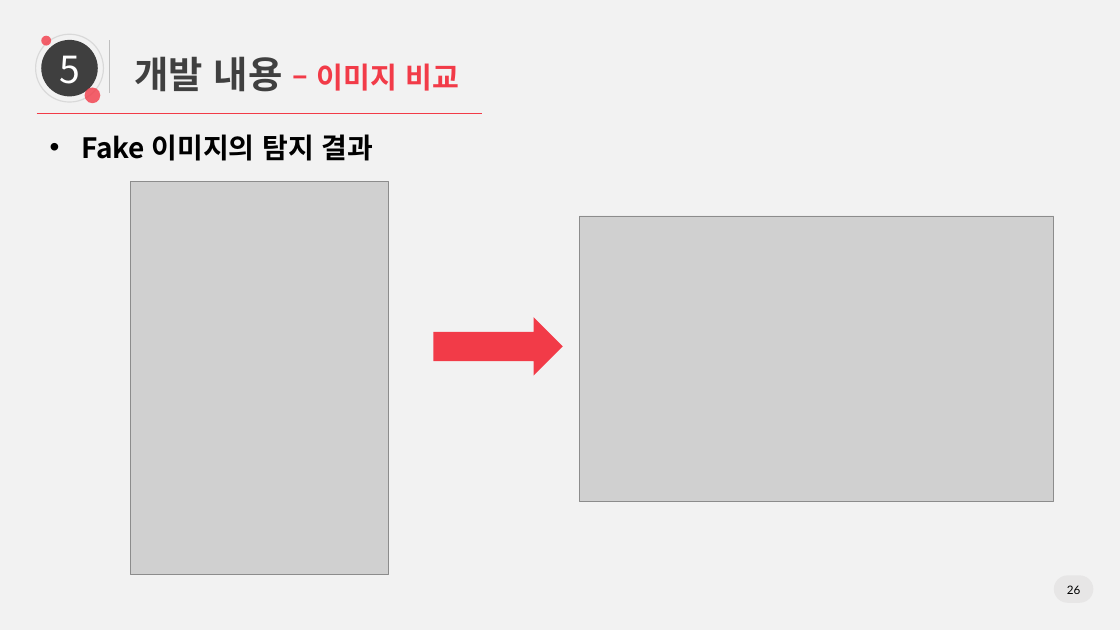
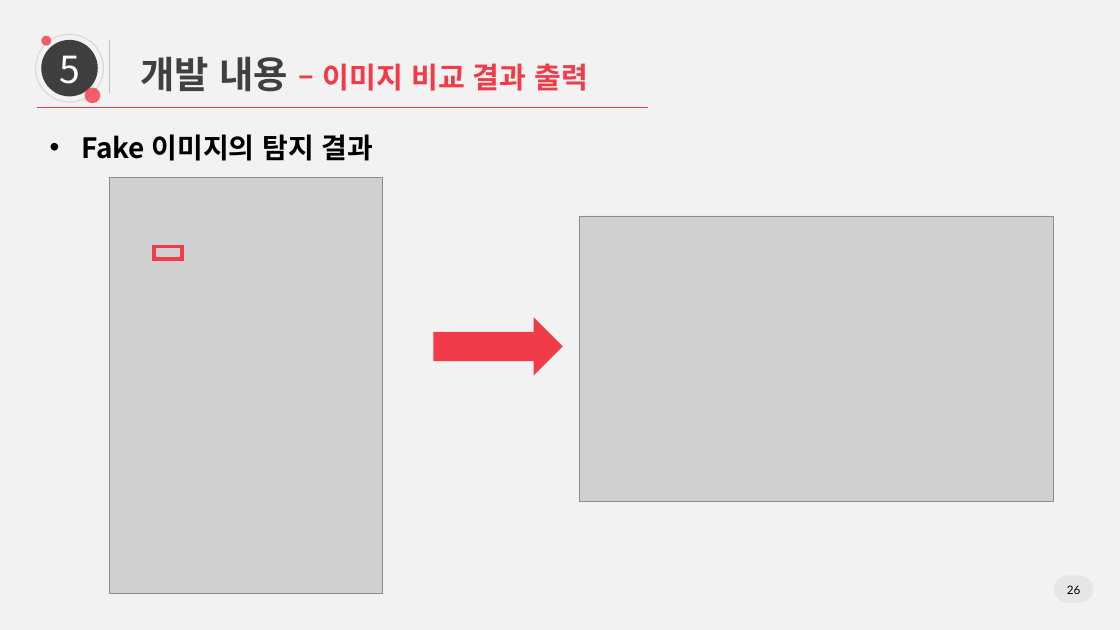
Before and after one commit to yjinsol/grad_project, a slide deck: slide 26 of Docs/20190625_졸업논문 최종발표/0625 논문 최종발표_v2.pptx. Drawn at 1120x630 pixels with LibreOffice and Linux fonts; fonts in the diff are those of the drawing; grey boxes stand for pictures. Boxes give left, top, right and bottom in pixels: in the first picture for what was removed or moved away, otherwise in the second. Text is boxed around its words. In the diff, an @@ line names an element or a change of style, - is before the commit and + after.

```diff
--- a/Docs/20190625_졸업논문 최종발표/0625 논문 최종발표_v2.pptx
+++ b/Docs/20190625_졸업논문 최종발표/0625 논문 최종발표_v2.pptx
@@ text at (140, 56, 589, 92): text changed @@
-개발 내용 – 이미지 비교
+개발 내용 – 이미지 비교 결과 출력
@@ line moved from (37, 113) - (482, 113) to (37, 108) - (648, 108) @@
@@ picture: place and size @@
-picture at (130, 181, 389, 575)
+picture at (109, 177, 382, 593)
@@ rectangle added at (155, 246, 182, 259), outline #F23B48 3 pt @@
```
Also in this commit, not shown: 17 other slides changed.
